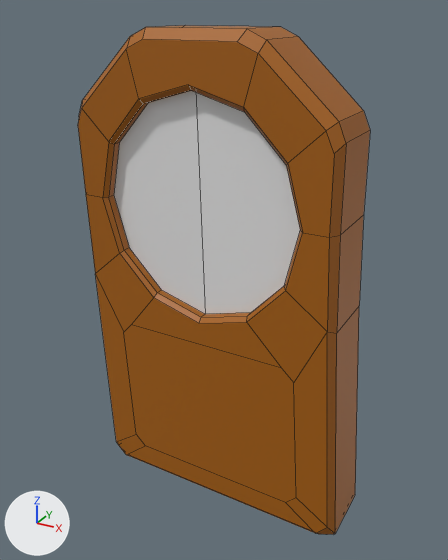
Before and after pictures for a commit that changed the FBX model GameProject1FG - Github/Assets/GameArtists/clock_unbroken.fbx.
The view is the same before and after, from a 50 mm lens placed at (0.356, -0.682, 0.677), pointed at (-0.02, 0.001, 0.335). Every picture has the same lights, and +X, +Y and +Z are marked at lower left. Mesh edges are drawn as thin lines.

Objects in the first picture: 'clock'.
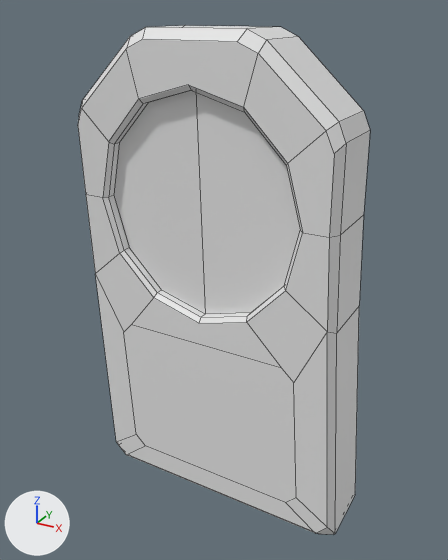
What differs and where, as boxes [x1, y1, x2, y2] in the pictures (448 x 560 px):
part 1 of me_cube_025, recoloured (brown to white)
    both: [78, 25, 370, 535]

The change, as a diff of the scene's bpy script:
```diff
--- a/GameProject1FG - Github/Assets/GameArtists/clock_unbroken.fbx.py
+++ b/GameProject1FG - Github/Assets/GameArtists/clock_unbroken.fbx.py
@@ me_cube_025 @@
 me_cube_025.from_pydata(...)  # 96 vertices, 79 faces; spans x -0.217..0.18, y -0.055..0.051, z -0.003..0.656
 # used by ob_clock; location = (0.0, 0.0, 0.0)
-me_cube_025.materials.append(mat_clock)  # white #e7e7e7
+# me_cube_025 part 1: all 77 faces that had it switch from mat_trunk (brown #a76000) to no material
```
